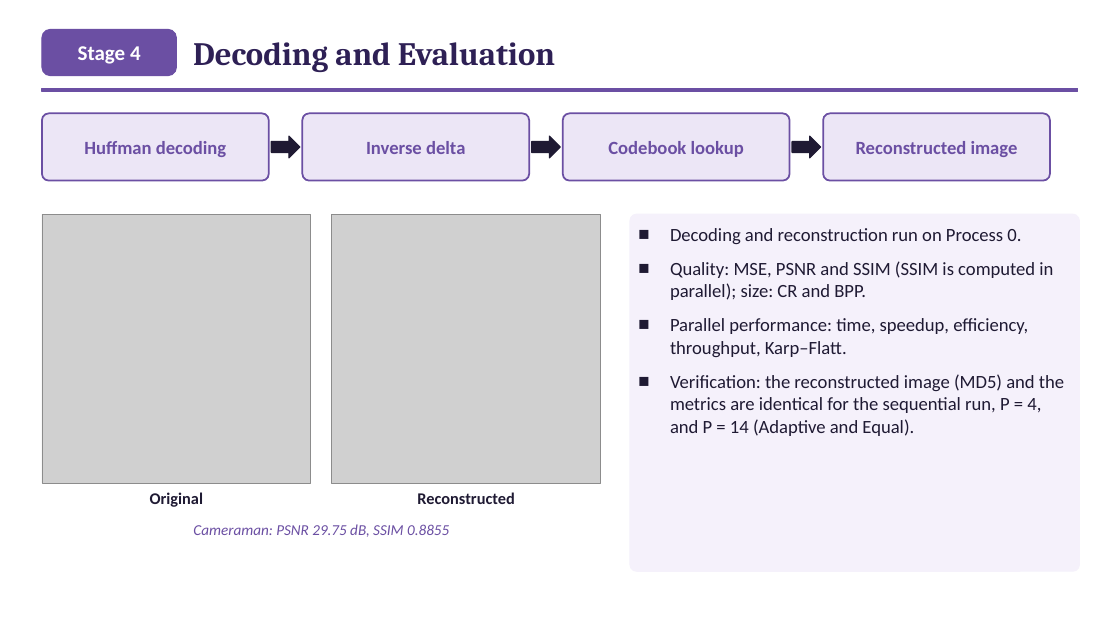
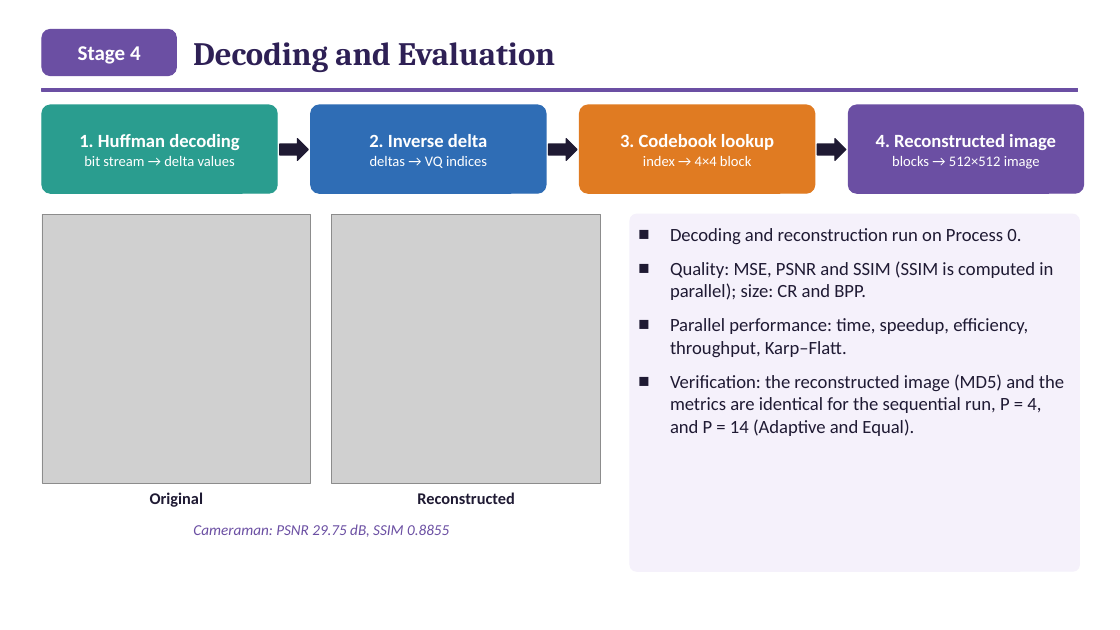
Before and after one commit to ibtihal-cpu/mihk, a slide deck: slide 17 of results/seminar/figs/Seminar_Ibtihal_FINAL.pptx. Drawn at 1120x630 pixels with LibreOffice and Linux fonts; fonts in the diff are those of the drawing; grey boxes stand for pictures. Boxes give left, top, right and bottom in pixels: in the first picture for what was removed or moved away, otherwise in the second. Text is boxed around its words. In the diff, an @@ line names an element or a change of style, - is before the commit and + after.

```diff
--- a/results/seminar/figs/Seminar_Ibtihal_FINAL.pptx
+++ b/results/seminar/figs/Seminar_Ibtihal_FINAL.pptx
@@ rounded rectangle: place and size @@
-rounded rectangle at (42,113,269,181)
+rounded rectangle at (42,105,277,193)
@@ rounded rectangle at (42,105,277,193): fill #ECE6F6 to #2A9D8F; outline #6B4FA3 1.5 pt to #2A9D8F 1 pt; proportions changed @@
@@ rounded rectangle: place and size @@
-rounded rectangle at (302,113,529,181)
+rounded rectangle at (311,105,546,193)
@@ rounded rectangle at (311,105,546,193): fill #ECE6F6 to #2F6DB5; outline #6B4FA3 1.5 pt to #2F6DB5 1 pt; proportions changed @@
@@ rounded rectangle: place and size @@
-rounded rectangle at (563,113,790,181)
+rounded rectangle at (580,105,815,193)
@@ rounded rectangle at (580,105,815,193): fill #ECE6F6 to #E07B22; outline #6B4FA3 1.5 pt to #E07B22 1 pt; proportions changed @@
@@ rounded rectangle: place and size @@
-rounded rectangle at (823,113,1050,181)
+rounded rectangle at (849,105,1084,193)
@@ rounded rectangle at (849,105,1084,193): fill #ECE6F6 to #6B4FA3; outline #6B4FA3 1.5 pt to #6B4FA3 1 pt; proportions changed @@
@@ text at (79,134,239,166): text changed; size 16 to 12.5 pt; text colour #6B4FA3 to #FFFFFF; bold off @@
-Huffman decoding
+1. Huffman decoding
+bit stream → delta values
@@ right arrow: place and size @@
-right arrow at (271,136,300,158)
+right arrow at (280,139,308,160)
@@ text at (369,134,487,168): text changed; size 16 to 12.5 pt; text colour #6B4FA3 to #FFFFFF; bold off @@
-Inverse delta
+2. Inverse delta
+deltas → VQ indices
@@ right arrow: place and size @@
-right arrow at (532,136,560,158)
+right arrow at (549,139,577,160)
@@ text at (620,134,774,166): text changed; text colour #6B4FA3 to #FFFFFF @@
-Codebook lookup
+3. Codebook lookup
+index → 4×4 block
@@ right arrow: place and size @@
-right arrow at (792,136,821,158)
+right arrow at (818,139,846,160)
@@ text at (876,134,1056,169): text changed; text colour #6B4FA3 to #FFFFFF @@
-Reconstructed image
+4. Reconstructed image
+blocks → 512×512 image
```
Also in this commit, not shown: 2 other files.
